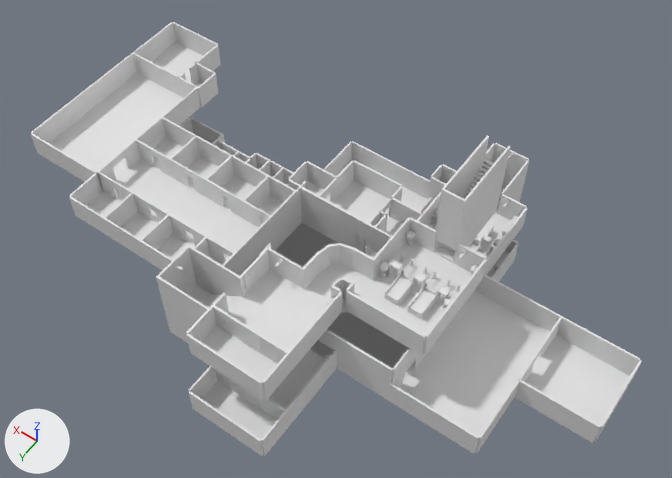
An edit to the Blender file Blender/Main Scene/Blockout.blend, drawn before and after from the same camera.
Before and after are seen from a camera (50 mm lens) standing at (-37.7, 92.5, 140.4) and looking at (28.5, -0.3, -5.3). Arrows for +X, +Y and +Z are at lower left; the lights stay in place.

Objects in the first picture: 'Curve2', 'Floor_1', 'Floor_2', 'Floor_2.001', 'Floor_2.007', 'Floor_2.008', 'Floor_2.009', 'Floor_2.010', 'Floor_2.011', 'Floor_3', 'Wall13.051', 'Wall13.058', 'Wall6'.
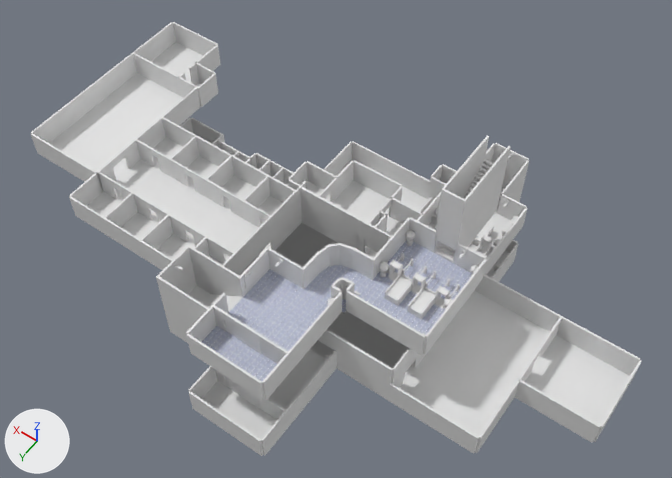
Location of each change, (x1, y1, x2, y2) in pixels of the pictures (672 x 478 px):
```json
{"object": "Floor_2", "change": "recoloured, surface changed", "before": [202, 269, 328, 381], "after": [202, 269, 328, 381], "on screen": "white to grey"}
{"object": "Floor_1", "change": "recoloured, surface changed", "before": [359, 240, 472, 335], "after": [359, 240, 472, 335], "on screen": "white to grey"}
{"object": "Floor_3", "change": "recoloured, surface changed", "before": [305, 265, 372, 314], "after": [305, 265, 372, 314], "on screen": "white to grey"}
{"part": 1, "of": "me_cube_001", "change": "surface changed", "before": [359, 240, 472, 335], "after": [202, 240, 472, 381], "on screen": "white to grey"}
```

Scene script edits in JSON lines:
```json
{"op": "add", "block": "img_texture_1_emissive_png", "code": ["img_texture_1_emissive_png = load_image('Texture_1_Emissive.png', '../../Aseprite/Textures Files/Texture_1_Emissive.png', 1024, 1024, 'sRGB')"]}
{"op": "add", "block": "img_texture_1_roughness_png", "code": ["img_texture_1_roughness_png = load_image('Texture_1_Roughness.png', '../../Aseprite/Textures Files/Texture_1_Roughness.png', 1024, 1024, 'sRGB')"]}
{"op": "add", "block": "img_texture_1_colour_png", "code": ["img_texture_1_colour_png = load_image('Texture_1_Colour.png', '../../Aseprite/Textures Files/Texture_1_Colour.png', 1024, 1024, 'sRGB')"]}
{"op": "add", "block": "mat_main_2", "code": ["mat_main_2 = bpy.data.materials.new('Main_2')", "# uses the picture img_texture_1_colour_png", "# uses the picture img_texture_1_emissive_png", "# uses the picture img_texture_1_roughness_png"]}
{"block": "me_cube_001", "where": "me_cube_001.from_pydata(...)  # 8 vertices, 6 faces; spans x -1.0..1.0, y -1.0..1.0, z 0.0..0.2"}
{"block": "me_cube_001", "where": "# used by ob_floor_1; location = (0.0, -4.0, -0.1); scale = (1.0, 1.0, 0.5)"}
{"block": "me_cube_001", "change": "me_cube_001 part 1: texture (UV) coordinates of 1 of 6 faces, centred in x 0.0, y 0.0, z 0.2, changed; they spanned u 0.62..0.88, v 0.5..0.75 and now span u 0.94..1.0, v 0.94..1.0"}
{"op": "add", "block": "me_cube_001", "code": "me_cube_001.materials.append(mat_main_2)"}
{"op": "set", "path": "ob_floor_2", "old": "bpy.data.objects.new('Floor_2', me_cube_011)", "new": "bpy.data.objects.new('Floor_2', me_cube_001)"}
```
